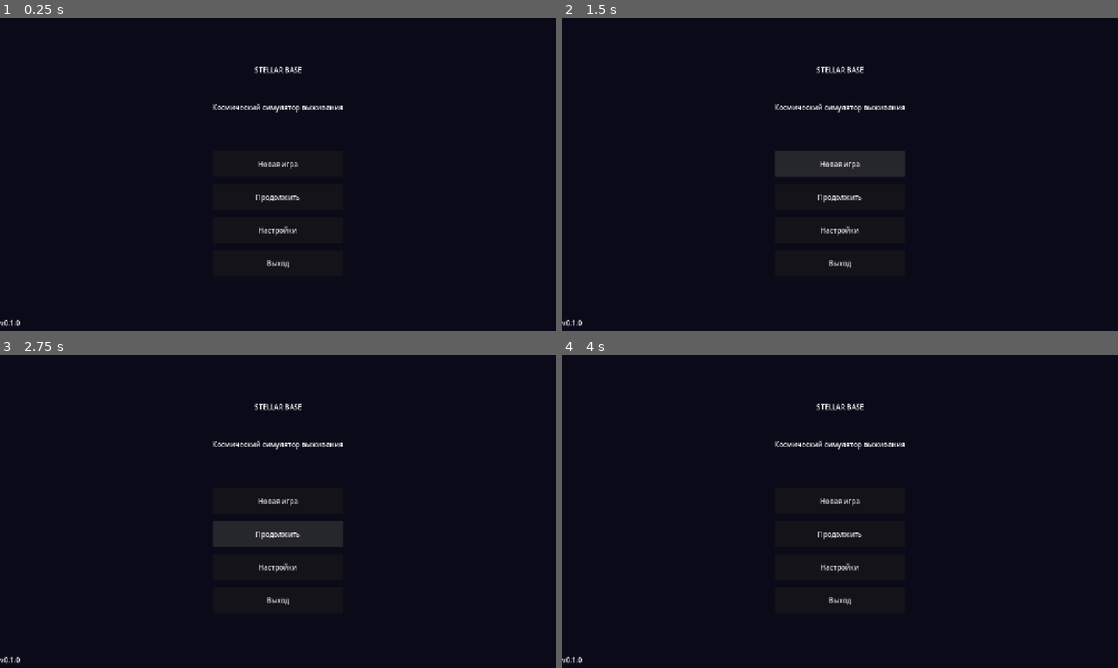
Above: before the commit, frames 1-4 (two rows, left to right).
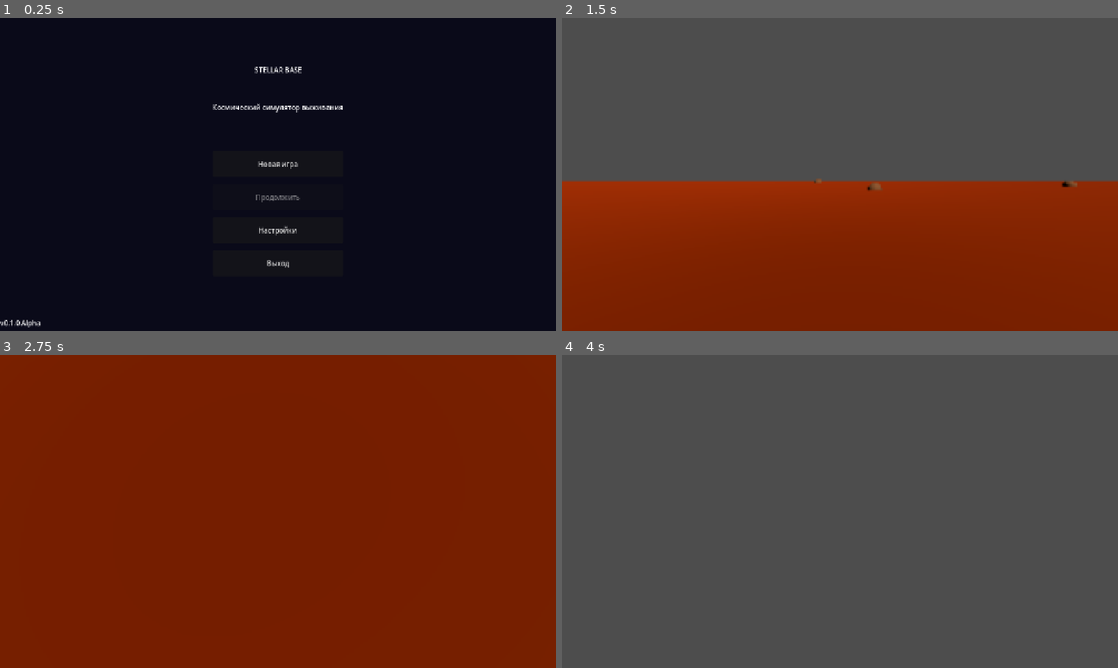
Above: after the commit, the same moments.

Repository: debugmi530-del/stellar-base-game
Game: Godot game, scene res://scenes/main_menu.tscn
Same seed, same stepped clock (60 frames per second), same inputs: the game is played once before the commit and once after it.
Inputs (mouse positions are in pixels of both pictures, inside the frame that each line leads up to):
- Up to frame 1 (0.25 s): no input
- Up to frame 2 (1.5 s): click "Новая игра" at 0.5 s; click (840, 165) at 1.25 s, where only the run before the commit has a clickable "Новая игра"
- Up to frame 3 (2.75 s): click (278, 533) at 2 s, where only the run before the commit has a clickable "Продолжить"
- Up to frame 4 (4 s): click (840, 567) at 2.75 s, where only the run before the commit has a clickable "Настройки"; tap Enter at 3.5 s; move the mouse to (962, 495) at 3.52 s; hold D (move_right) from 3.53 s (still down); hold E (interact) from 3.53 s (still down); click (962, 495) at 3.67 s; tap Space (jump) at 3.77 s

The runs differ from the first frame. In frame 1, 0.2% of the frame differs, in the area x 3-54%, y 56-99%; in frame 2, 100%; in frame 3, 100%, in the area x 0-100%, y 0-100%; in frame 4, 100%.
Error before the commit: Parse Error: Identifier "_on_new_game" not declared in the current scope. (res://scripts/main_menu.gd:20)

Commit message:
fix: main_menu.gd — добавлены _on_new_game и _on_continue, кнопки работают

Diff:
--- a/scripts/main_menu.gd
+++ b/scripts/main_menu.gd
@@ -1,26 +1,37 @@
 extends Control
 
-@onready var new_game_btn: Button = $CenterContainer/VBoxContainer/NewGameBtn
-@onready var continue_btn: Button = $CenterContainer/VBoxContainer/ContinueBtn
-@onready var settings_btn: Button = $CenterContainer/VBoxContainer/SettingsBtn
-@onready var exit_btn: Button = $CenterContainer/VBoxContainer/ExitBtn
-@onready var version_label: Label = $VersionLabel
-@onready var title_label: Label = $TitleLabel
-@onready var subtitle_label: Label = $SubtitleLabel
-@onready var settings_panel: Control = $SettingsPanel
-@onready var anim: AnimationPlayer = $AnimationPlayer
+@onready var new_game_btn:    Button          = $CenterContainer/VBoxContainer/NewGameBtn
+@onready var continue_btn:    Button          = $CenterContainer/VBoxContainer/ContinueBtn
+@onready var settings_btn:    Button          = $CenterContainer/VBoxContainer/SettingsBtn
+@onready var exit_btn:        Button          = $CenterContainer/VBoxContainer/ExitBtn
+@onready var version_label:   Label           = $VersionLabel
+@onready var title_label:     Label           = $TitleLabel
+@onready var subtitle_label:  Label           = $SubtitleLabel
+@onready var settings_panel:  Control         = $SettingsPanel
+@onready var anim:            AnimationPlayer = $AnimationPlayer
 
 func _ready():
-	version_label.text = "v0.1.0 Alpha"
-	title_label.text = "STELLAR BASE"
+	version_label.text  = "v0.1.0 Alpha"
+	title_label.text    = "STELLAR BASE"
 	subtitle_label.text = "Космический симулятор выживания"
-	# BUGFIX: был "savegame.tres" — должен быть "savegame.json" (как в GameManager.SAVE_PATH)
+
 	var save_exists = FileAccess.file_exists(GameManager.SAVE_PATH)
 	continue_btn.disabled = not save_exists
+
 	new_game_btn.pressed.connect(_on_new_game)
 	continue_btn.pressed.connect(_on_continue)
 	settings_btn.pressed.connect(func(): settings_panel.visible = true)
 	exit_btn.pressed.connect(func(): get_tree().quit())
-	# BUGFIX: проверяем существование анимации перед воспроизведением
+
 	if anim and anim.has_animation("intro"):
 		anim.play("intro")
+
+func _on_new_game():
+	GameManager.reset_game()
+	AudioManager.play_sfx_named("menu_click")
+	get_tree().change_scene_to_file("res://scenes/game_world.tscn")
+
+func _on_continue():
+	GameManager.load_game()
+	AudioManager.play_sfx_named("menu_click")
+	get_tree().change_scene_to_file("res://scenes/game_world.tscn")
